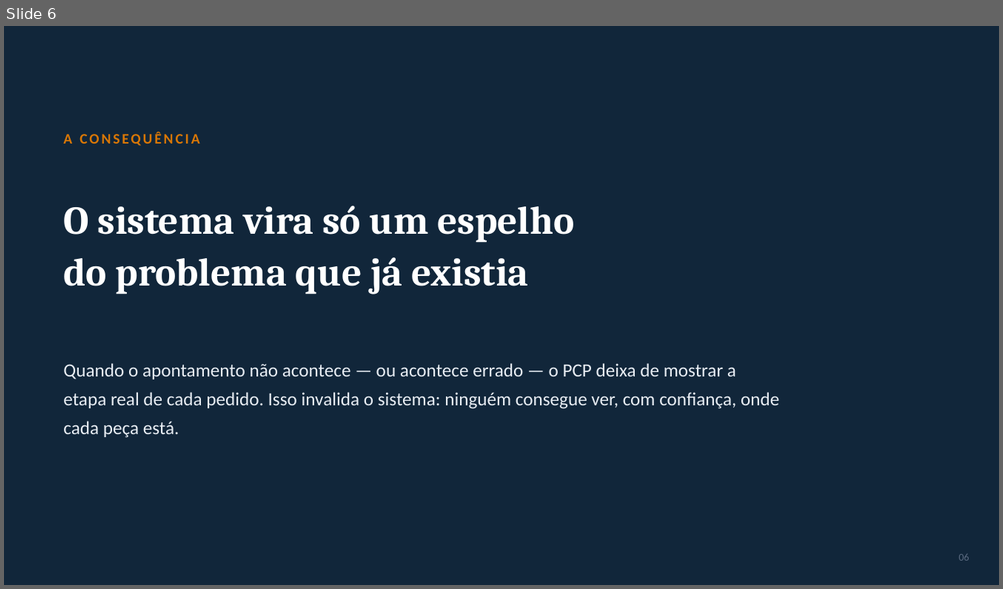
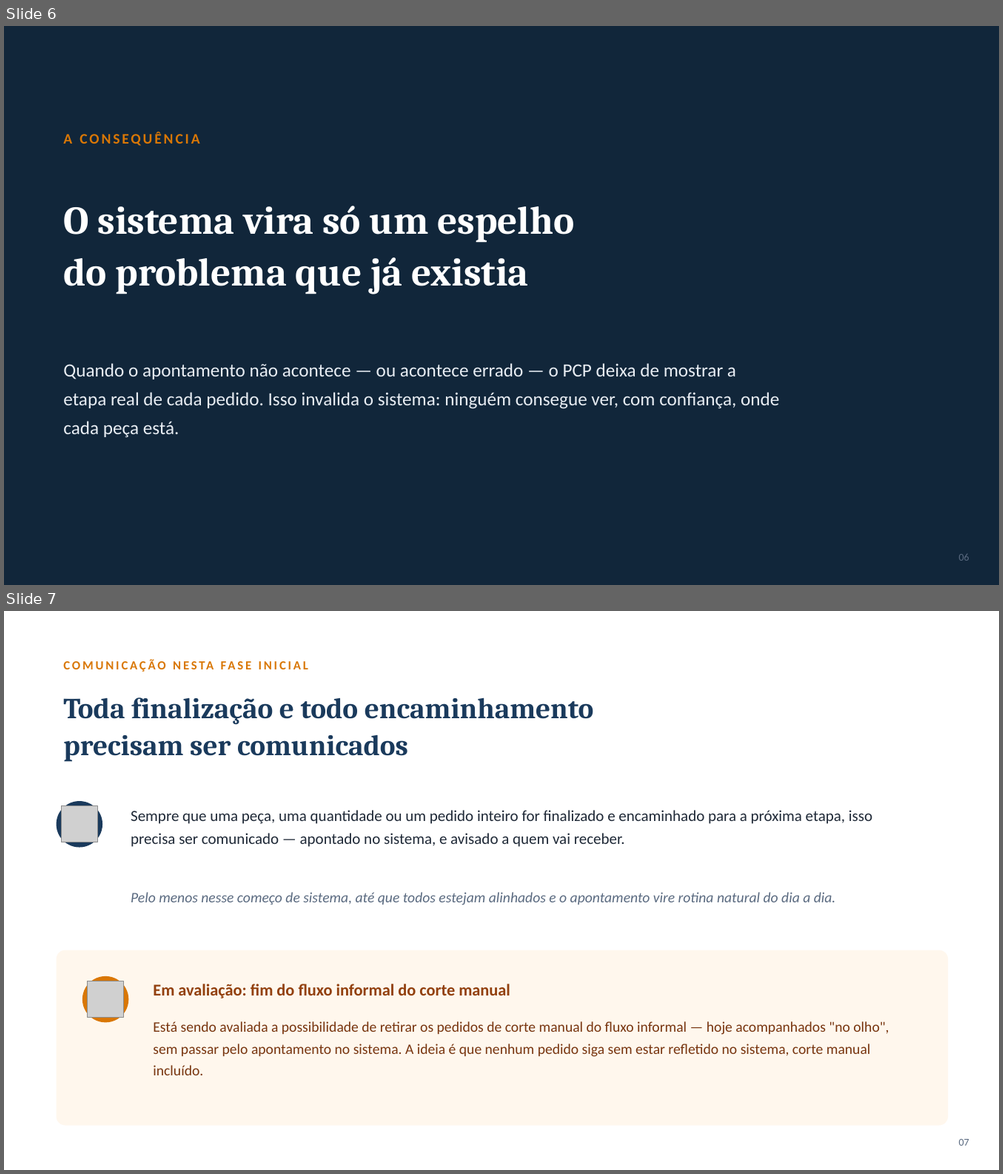
Before and after one commit to Guifarias2002/pcp-acosvital, a slide deck: docs/Apresentacao_Apontamentos_Lideres_2026-07.pptx. Shown one above the other, each under a label of ours: slide 6 before the commit, slides 6 and 7 after it. The pictures are 1003x589 and 1003x1174 pixels, drawn with LibreOffice and Linux fonts; fonts in the diff are those of the drawing; grey boxes stand for pictures. Boxes give left, top, right and bottom in pixels: in the first picture for what was removed or moved away, otherwise in the second. Text is boxed around its words. In the diff, an @@ line names an element or a change of style, - is before the commit and + after.

Commit message:
docs: adiciona slide sobre comunicacao na apresentacao para lideres
Novo slide 7: reforca que toda finalizacao/encaminhamento de peca,
quantidade ou pedido precisa ser comunicado no sistema nesta fase inicial
de adocao, e registra que esta em avaliacao retirar os pedidos de corte
manual do fluxo informal ("no olho").

```diff
--- a/docs/Apresentacao_Apontamentos_Lideres_2026-07.pptx
+++ b/docs/Apresentacao_Apontamentos_Lideres_2026-07.pptx
@@ slide 7 added at (x1=4, y1=611, x2=999, y2=1170), background #FFFFFF @@
@@ text added at (x1=57, y1=652, x2=728, y2=678), 12 pt, text #D97706, bold @@
+COMUNICAÇÃO NESTA FASE INICIAL
@@ text added at (x1=63, y1=698, x2=594, y2=762), 28 pt, text #1A3A5C, bold @@
+Toda finalização e todo encaminhamento
+precisam ser comunicados
@@ ellipse added at (x1=57, y1=801, x2=102, y2=848), fill #1A3A5C @@
@@ picture added at (x1=62, y1=806, x2=97, y2=843) @@
@@ text added at (x1=131, y1=810, x2=872, y2=847), 15 pt, text #1F2937 @@
+Sempre que uma peça, uma quantidade ou um pedido inteiro for finalizado e encaminhado para a próxima etapa, isso precisa ser comunicado — apontado no sistema, e avisado a quem vai receber.
@@ text added at (x1=131, y1=892, x2=836, y2=906), 14 pt, text #5A6A80, italic @@
+Pelo menos nesse começo de sistema, até que todos estejam alinhados e o apontamento vire rotina natural do dia a dia.
@@ rounded rectangle added at (x1=57, y1=951, x2=948, y2=1126), fill #FFF7ED @@
@@ ellipse added at (x1=82, y1=977, x2=128, y2=1023), fill #D97706 @@
@@ picture added at (x1=88, y1=982, x2=123, y2=1017) @@
@@ text added at (x1=153, y1=984, x2=510, y2=999), 16 pt, text #92400E, bold @@
+Em avaliação: fim do fluxo informal do corte manual
@@ text added at (x1=153, y1=1022, x2=888, y2=1076), 14 pt, text #78350F @@
+Está sendo avaliada a possibilidade de retirar os pedidos de corte manual do fluxo informal — hoje acompanhados "no olho", sem passar pelo apontamento no sistema. A ideia é que nenhum pedido siga sem estar refletido no sistema, corte manual incluído.
@@ text added at (x1=959, y1=1139, x2=969, y2=1146), 10 pt, text #5A6A80 @@
+07
```
Also in this commit, not shown: 5 slides changed, 1 other file.
